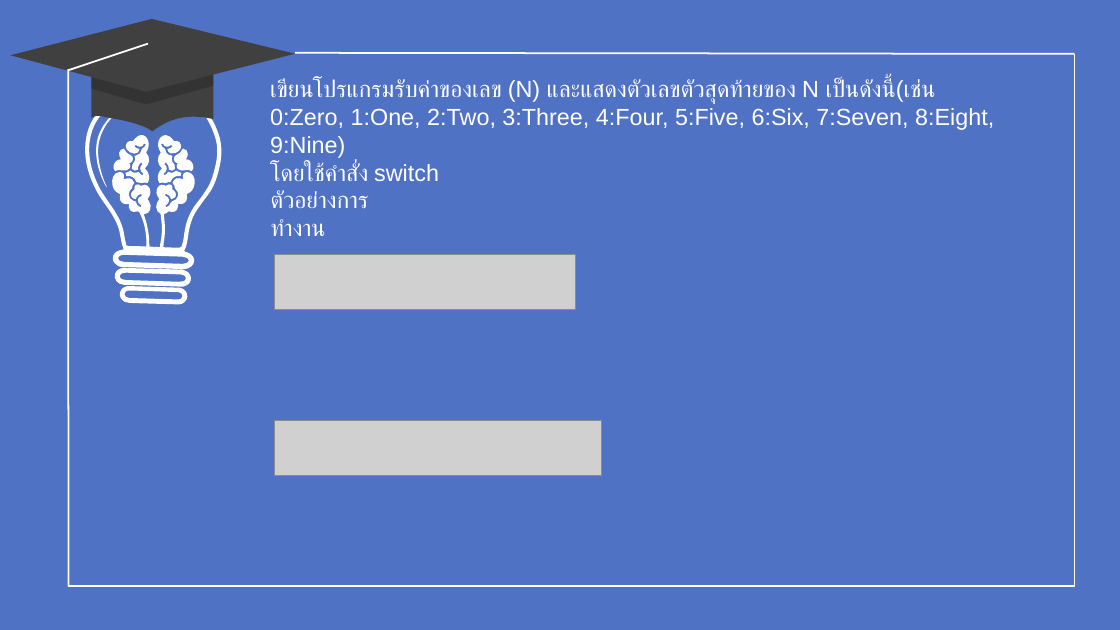
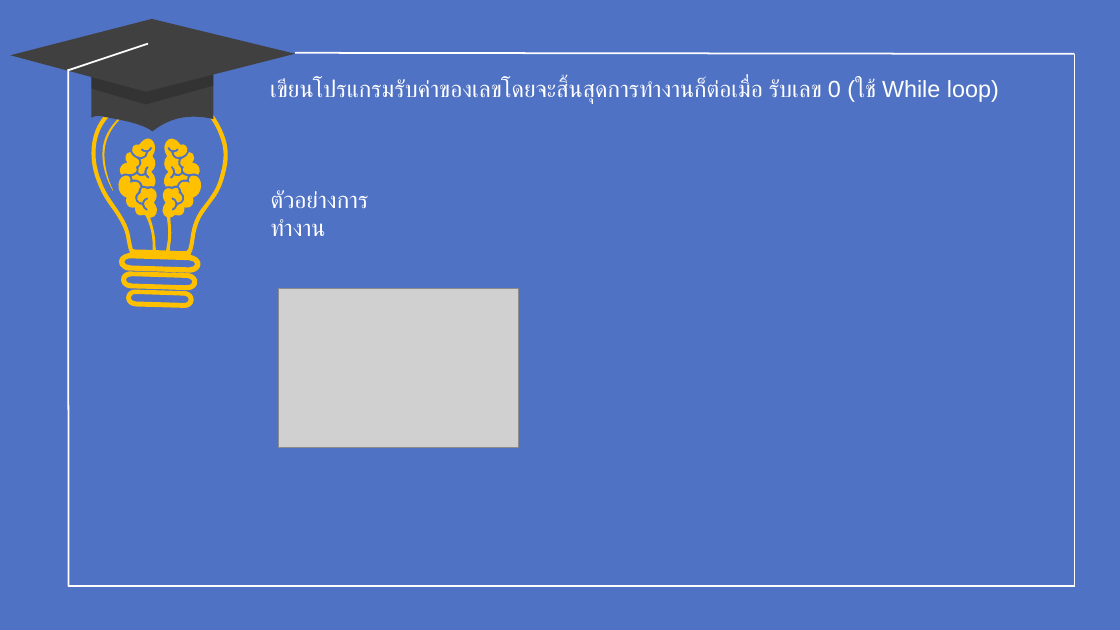
Before and after one commit to WatcharapolxFa/SolveProblemsIn-C-Language, a slide deck: slide 55 of TeachCLanguage/C.pptx (slide 54 before the commit). Drawn at 1120x630 pixels with LibreOffice and Linux fonts; fonts in the diff are those of the drawing; grey boxes stand for pictures. Boxes give left, top, right and bottom in pixels: in the first picture for what was removed or moved away, otherwise in the second. Text is boxed around its words. In the diff, an @@ line names an element or a change of style, - is before the commit and + after.

```diff
--- a/TeachCLanguage/C.pptx
+++ b/TeachCLanguage/C.pptx
@@ freeform shape: place and size @@
-freeform shape at (85, 85, 221, 304)
+freeform shape at (92, 88, 228, 308)
@@ freeform shape at (92, 88, 228, 308): fill #FFFFFF to #FFC000 @@
@@ text at (270, 79, 999, 104): text changed @@
-เขียนโปรแกรมรับค่าของเลข (N) และแสดงตัวเลขตัวสุดท้ายของ N เป็นดังนี้(เช่น 0:Zero, 1:One, 2:Two, 3:Three, 4:Four, 5:Five, 6:Six, 7:Seven, 8:Eight, 9:Nine)
-โดยใช้คําสั่ง switch
+เขียนโปรแกรมรับค่าของเลขโดยจะสิ้นสุดการทำงานก็ต่อเมื่อ รับเลข 0 (ใช้ While loop)
@@ freeform shape: place and size @@
-freeform shape at (100, 127, 203, 254)
+freeform shape at (106, 130, 209, 257)
@@ freeform shape at (106, 130, 209, 257): fill #FFFFFF to #FFC000 @@
@@ picture removed at (274, 254, 575, 309) @@
@@ picture added at (279, 289, 519, 447) @@
@@ picture removed at (274, 420, 602, 476) @@
```
Also in this commit, not shown: 2 slides added, 9 other files.
